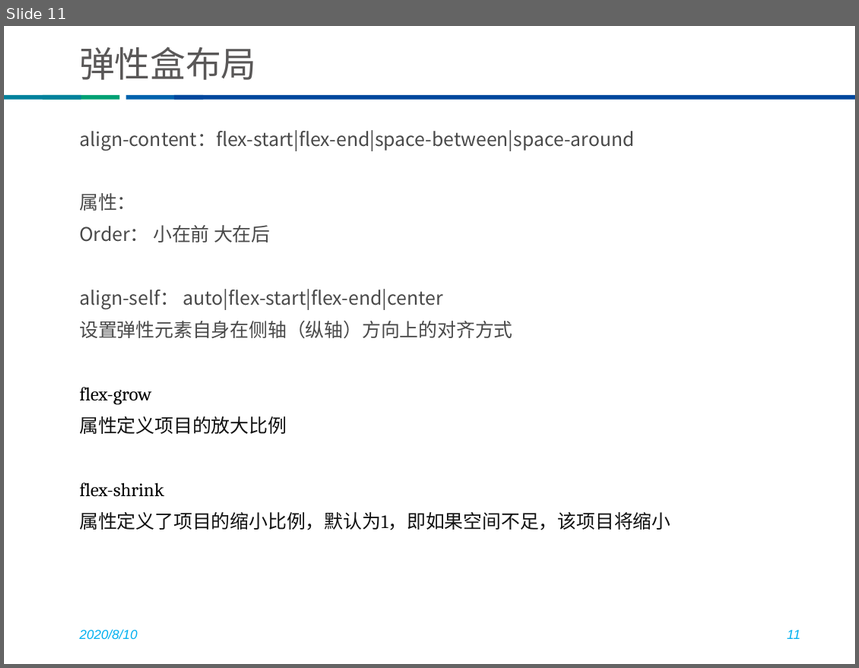
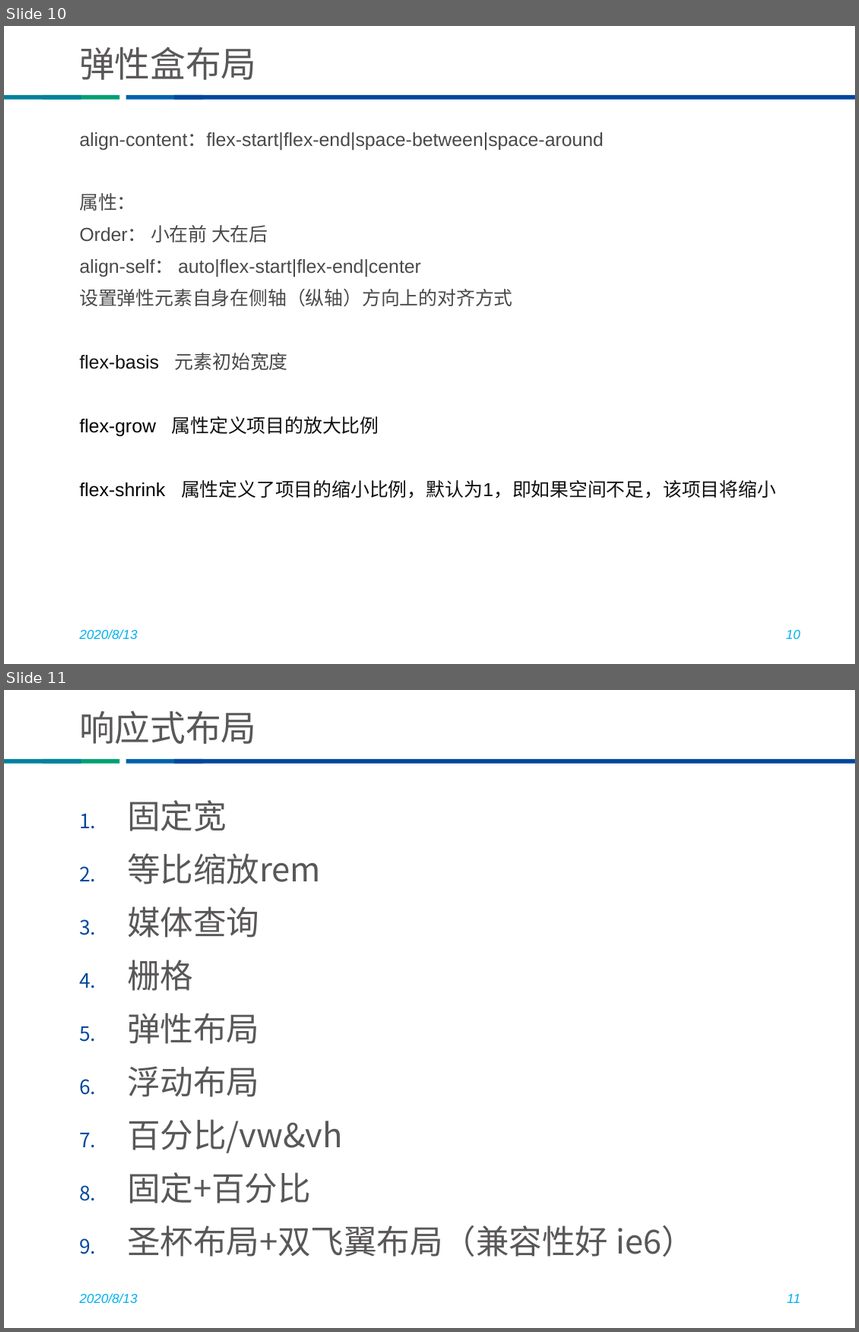
Before and after one commit to he8hepeng/thunisoftCli3, a slide deck: css教案（修改版）.pptx. Shown one above the other, each under a label of ours: slide 11 before the commit, slides 10 and 11 after it. The pictures are 859x668 and 859x1332 pixels, drawn with LibreOffice and Linux fonts; fonts in the diff are those of the drawing; background and template pictures are left out. Boxes give left, top, right and bottom in pixels: in the first picture for what was removed or moved away, otherwise in the second. Text is boxed around its words. In the diff, an @@ line names an element or a change of style, - is before the commit and + after.

```diff
--- a/css教案（修改版）.pptx
+++ b/css教案（修改版）.pptx
@@ slide 11 added at (4,690,855,1328), background #FFFFFF; not listed: 4 template elements that a slide beside it also shows @@
@@ title added at (79,711,256,744), 30 pt, text #595757 @@
+响应式布局
@@ text added at (127,800,695,1257), 28 pt, text #595757 @@
+1. 固定宽
+2. 等比缩放rem
+3. 媒体查询
+4. 栅格
+5. 弹性布局
+6. 浮动布局
+7. 百分比/vw&vh
+8. 固定+百分比
+9. 圣杯布局+双飞翼布局（兼容性好 ie6）
@@ text added at (79,1293,137,1303), 11 pt, text #00B0F0, italic @@
+2020/8/13
@@ page number added at (787,1294,800,1303), 11 pt, text #00B0F0, italic @@
+11
@@ what was slide 11 is now slide 10 @@
@@ slide 10 changed as well @@
@@ text at (79,132,604,306): font Noto Sans CJK SC to Arial in "align-content：flex-start|flex-end|space-between|space-around", "属性：", "Order： 小在前 大在后", "align-self： auto|flex-start|flex-end|center" and 1 more places @@
@@ text at (79,353,776,499): text changed; font Cambria to Arial @@
-flex-grow
-属性定义项目的放大比例
-flex-shrink
-属性定义了项目的缩小比例，默认为1，即如果空间不足，该项目将缩小
+flex-basis 元素初始宽度
+flex-grow 属性定义项目的放大比例
+flex-shrink 属性定义了项目的缩小比例，默认为1，即如果空间不足，该项目将缩小
@@ text at (79,629,137,639): text changed @@
-2020/8/10
+2020/8/13
@@ page number at (786,630,800,639): text changed @@
-11
+10
```
Also in this commit, not shown: 10 other slides changed, 3 other slides added, 1 slide removed, 1 other file.
